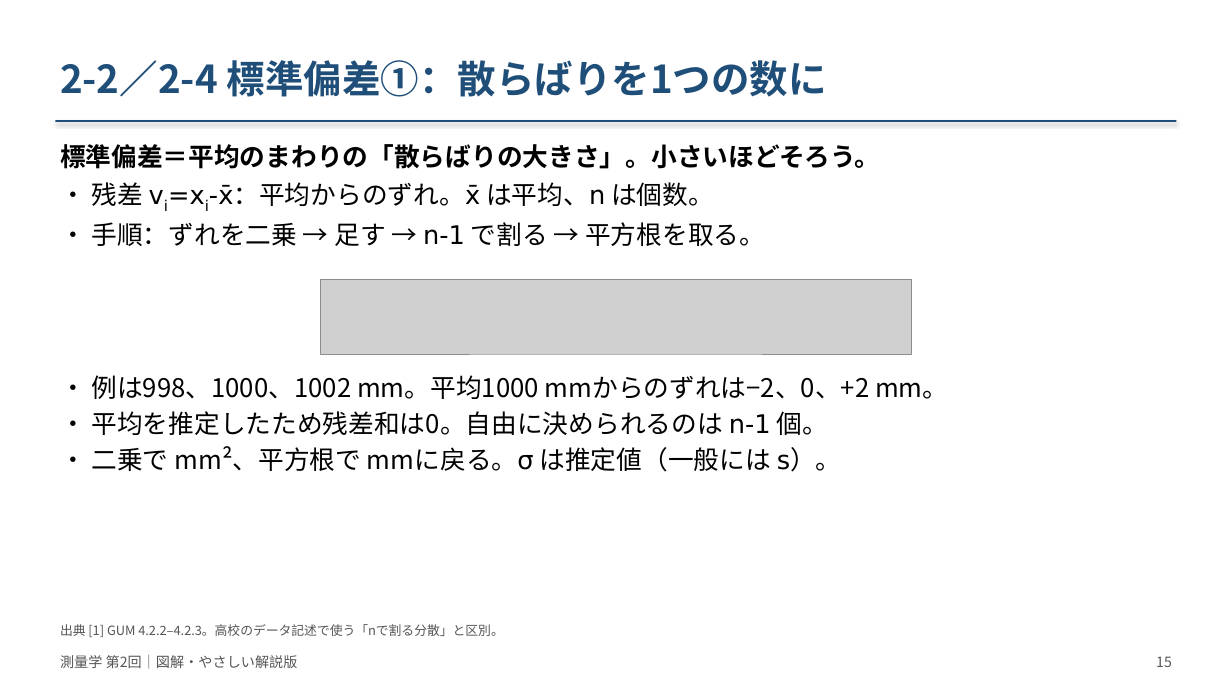
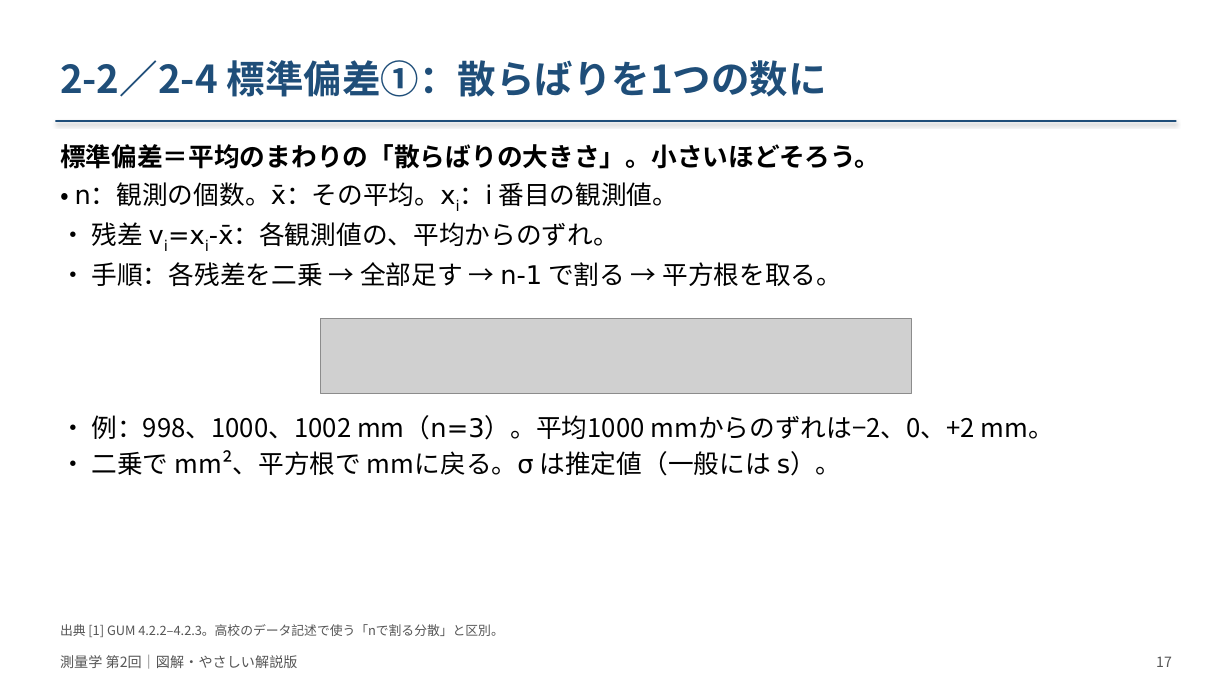
Before and after one commit to NN3210/Lecture, a slide deck: slide 17 of Surveying/materials/slides/第02回_測量の基礎と誤差論/改訂版_20261008/測量学_第02回_図解改訂版.pptx (slide 15 before the commit). Drawn at 1232x693 pixels with LibreOffice and Linux fonts; fonts in the diff are those of the drawing; grey boxes stand for pictures. Boxes give left, top, right and bottom in pixels: in the first picture for what was removed or moved away, otherwise in the second. Text is boxed around its words. In the diff, an @@ line names an element or a change of style, - is before the commit and + after.

```diff
--- a/Surveying/materials/slides/第02回_測量の基礎と誤差論/改訂版_20261008/測量学_第02回_図解改訂版.pptx
+++ b/Surveying/materials/slides/第02回_測量の基礎と誤差論/改訂版_20261008/測量学_第02回_図解改訂版.pptx
@@ text at (75,182,842,286): text changed @@
-• 残差 vi=xi-x̄：平均からのずれ。x̄ は平均、n は個数。
-• 手順：ずれを二乗 → 足す → n-1 で割る → 平方根を取る。
+• n：観測の個数。x̄：その平均。xi：i 番目の観測値。
+• 残差 vi=xi-x̄：各観測値の、平均からのずれ。
+• 手順：各残差を二乗 → 全部足す → n-1 で割る → 平方根を取る。
@@ picture: place and size @@
-picture at (321,279,911,354)
+picture at (321,319,911,394)
@@ text "• 例：998、1000、1002 mm（n=3）。平均1000 mmからのずれは−2、0、+2 mm。": place and size @@
-text "• 例：998、1000、1002 mm（n=3）。平均1000 mmからのずれは−2、0、+2 mm。" at (91,375,948,472)
+text "• 例：998、1000、1002 mm（n=3）。平均1000 mmからのずれは−2、0、+2 mm。" at (91,415,1054,476)
@@ text at (91,415,1054,440): text changed @@
-• 例は998、1000、1002 mm。平均1000 mmからのずれは−2、0、+2 mm。
-• 平均を推定したため残差和は0。自由に決められるのは n-1 個。
+• 例：998、1000、1002 mm（n=3）。平均1000 mmからのずれは−2、0、+2 mm。
@@ text at (1156,656,1172,667): text changed @@
-15
+17
```
Also in this commit, not shown: 57 other slides changed, 14 slides added, 23 other files.
